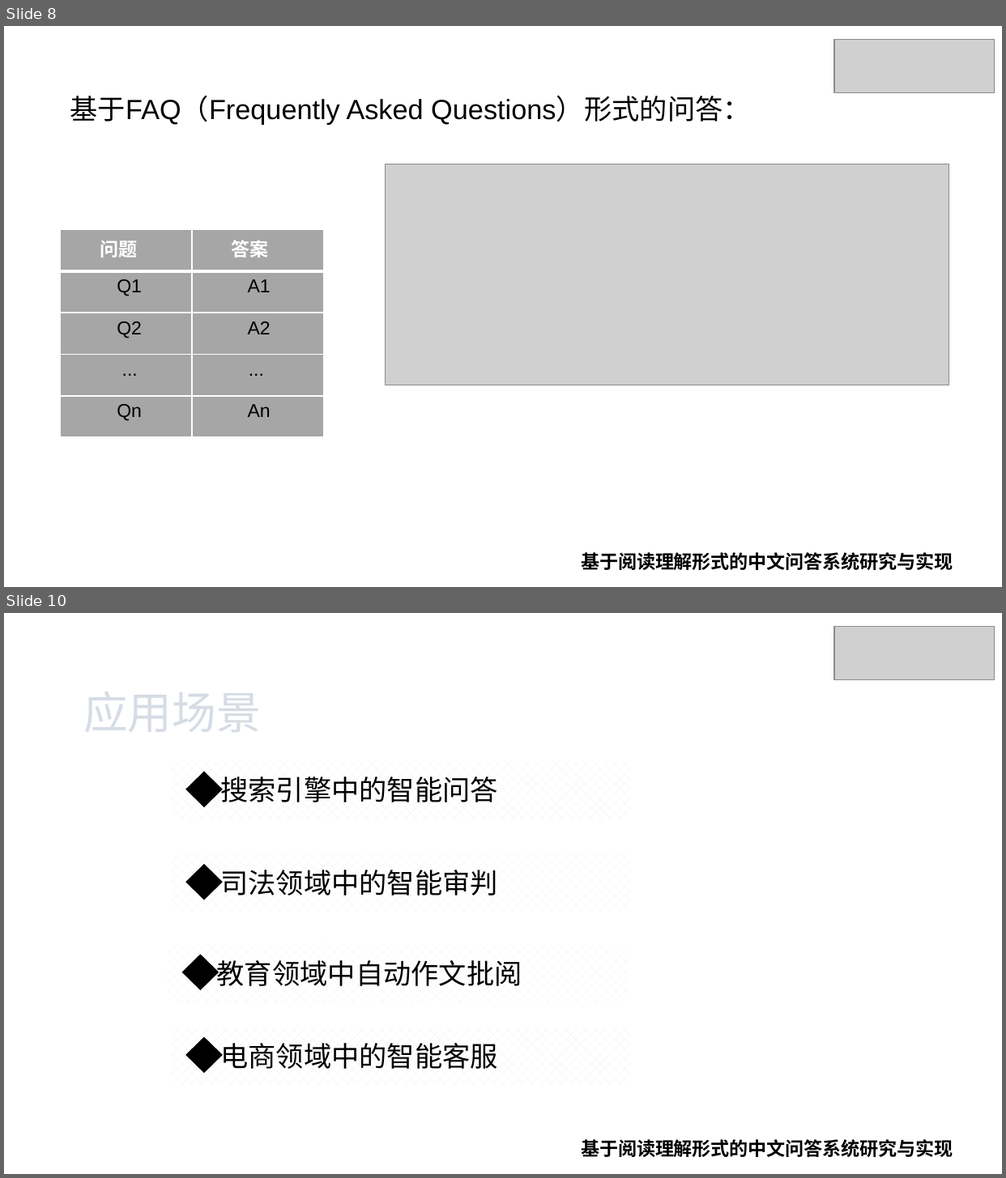
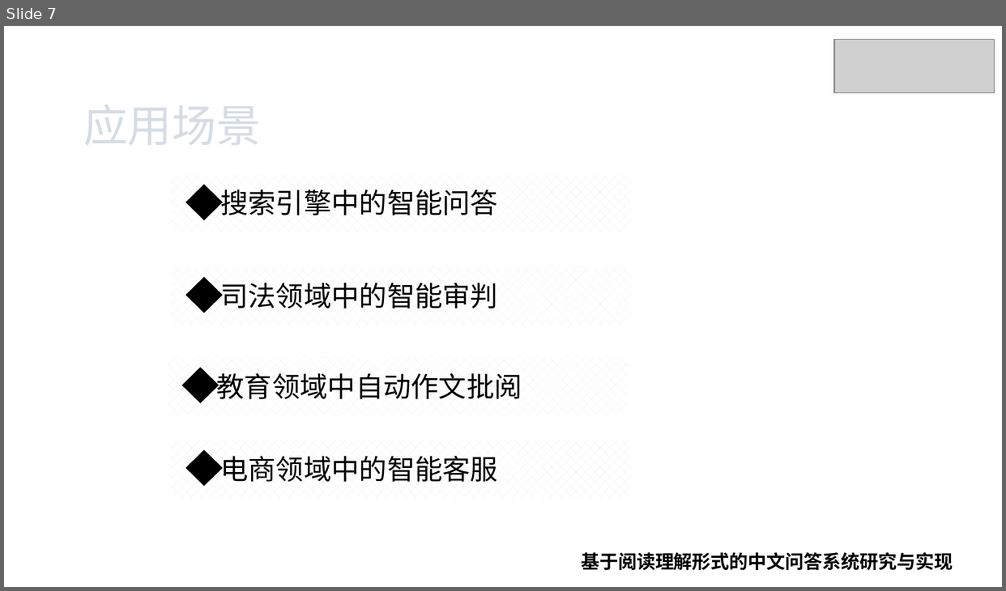
Before and after one commit to xhsun1997/ChineseMRC, a slide deck: 孙相会.pptx. Shown one above the other, each under a label of ours: slides 8 and 10 before the commit, slide 7 after it; the slides between them are not shown. The pictures are 1006x1178 and 1006x591 pixels, drawn with LibreOffice and Linux fonts; fonts in the diff are those of the drawing; grey boxes stand for pictures; background and template pictures are left out. Boxes give left, top, right and bottom in pixels: in the first picture for what was removed or moved away, otherwise in the second. Text is boxed around its words. In the diff, an @@ line names an element or a change of style, - is before the commit and + after.

```diff
--- a/孙相会.pptx
+++ b/孙相会.pptx
@@ slide 8 removed at [4,26,1002,587], background picture (left out) @@
@@ picture removed at [834,39,994,93] @@
@@ text removed at [70,96,751,125] @@
-基于FAQ（Frequently Asked Questions）形式的问答：
@@ picture removed at [386,164,949,386] @@
@@ table removed at [60,229,323,437], 5 rows, 2 columns @@
-问题 | 答案
-Q1 | A1
-Q2 | A2
-... | ...
-Qn | An
@@ text removed at [581,552,953,570] @@
-基于阅读理解形式的中文问答系统研究与实现
@@ what was slide 10 is now slide 7 @@
```
Also in this commit, not shown: 7 slides changed, 3 slides added, 5 other slides removed, 7 other files.
